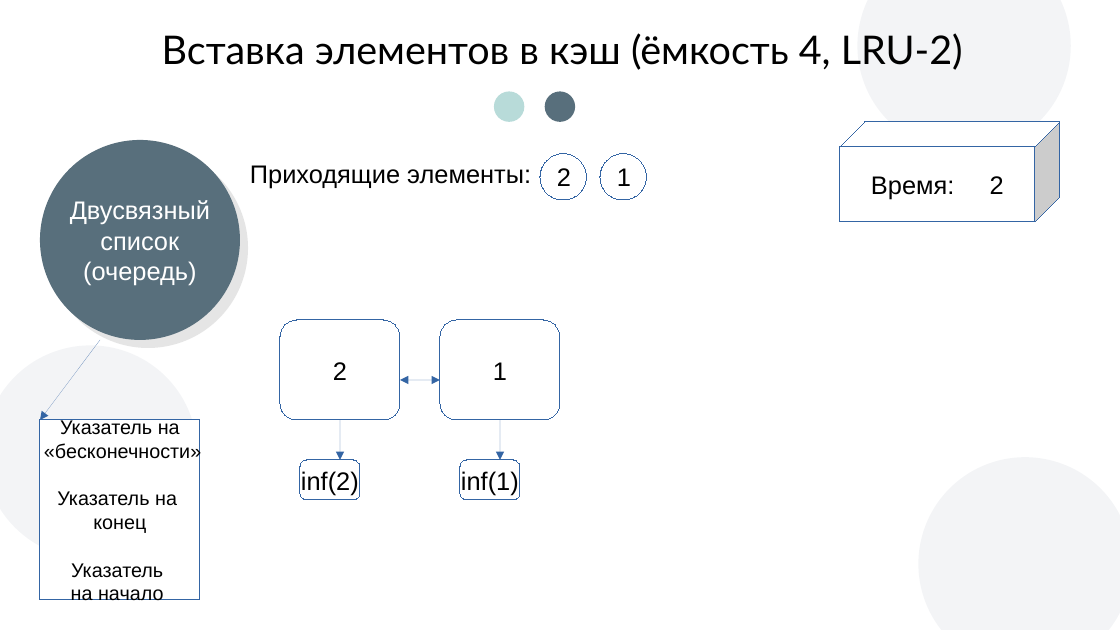
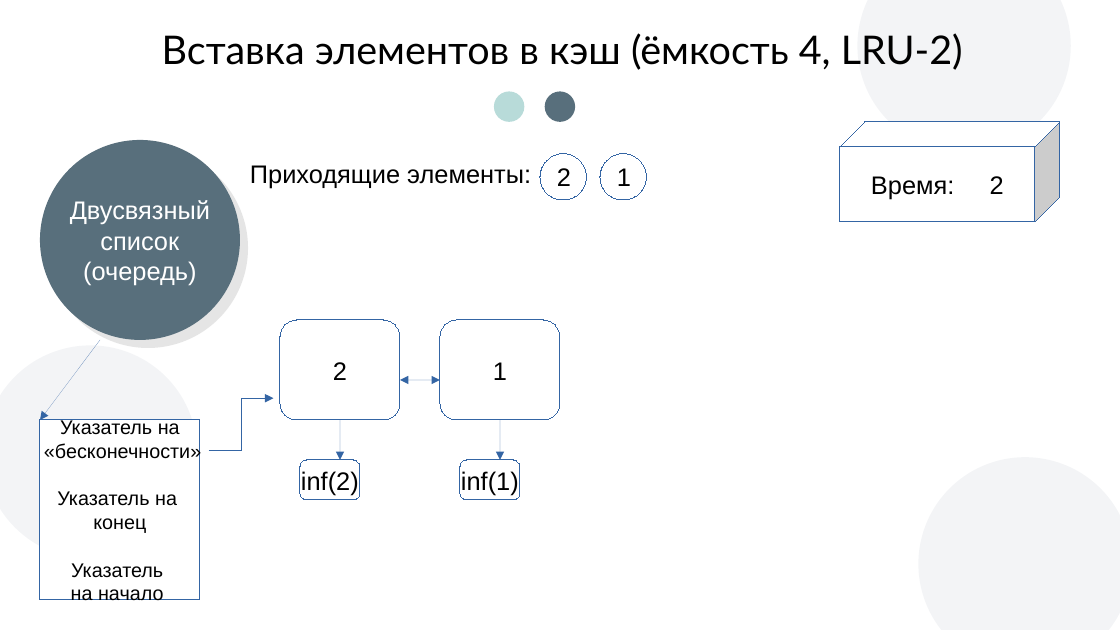
Before and after one commit to andreyStrachuk/LRU-K, a slide deck: slide 15 of Theory/Презентация LRU-K.pptx (slide 12 before the commit). Drawn at 1120x630 pixels with LibreOffice and Linux fonts; fonts in the diff are those of the drawing; background and template pictures are left out. Boxes give left, top, right and bottom in pixels: in the first picture for what was removed or moved away, otherwise in the second. Text is boxed around its words. In the diff, an @@ line names an element or a change of style, - is before the commit and + after.

```diff
--- a/Theory/Презентация LRU-K.pptx
+++ b/Theory/Презентация LRU-K.pptx
@@ elbow arrow added from (208, 450) to (273, 398), #3465A4 0 pt @@
```
Also in this commit, not shown: 18 other slides changed, 7 slides added, 2 slides removed, 1 other file.
